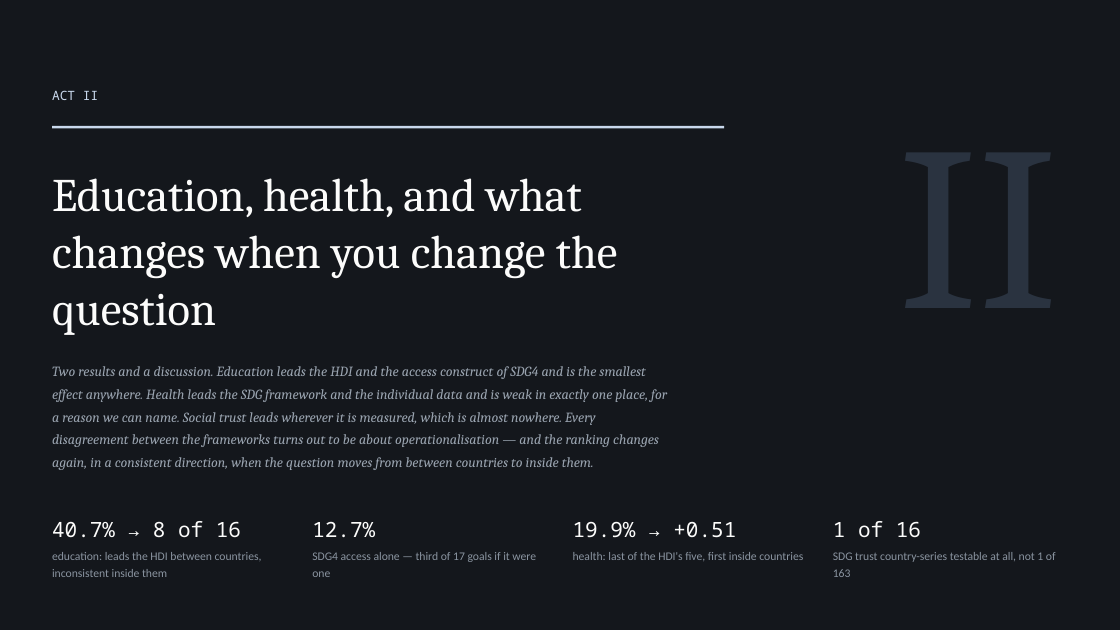
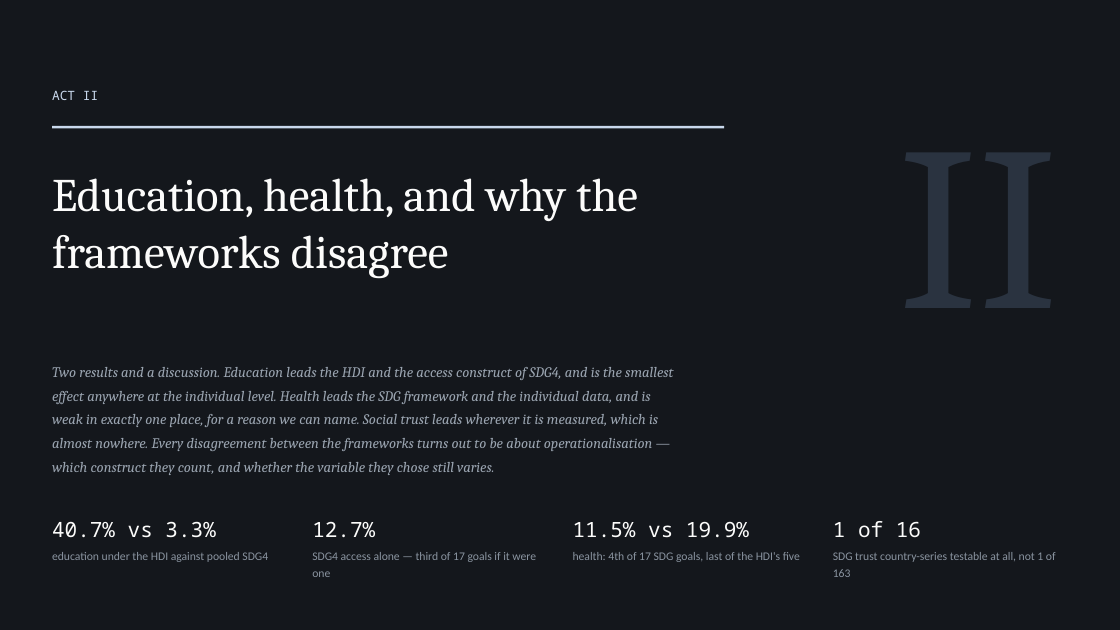
Before and after one commit to cwejnert/HDI-Happiness, a slide deck: slide 10 of deck/Measured_Where_It_Varies.pptx. Drawn at 1120x630 pixels with LibreOffice and Linux fonts; fonts in the diff are those of the drawing. Boxes give left, top, right and bottom in pixels: in the first picture for what was removed or moved away, otherwise in the second. Text is boxed around its words. In the diff, an @@ line names an element or a change of style, - is before the commit and + after.

```diff
--- a/deck/Measured_Where_It_Varies.pptx
+++ b/deck/Measured_Where_It_Varies.pptx
@@ text at (52,178,638,279): text changed @@
-Education, health, and what changes when you change the question
+Education, health, and why the frameworks disagree
@@ text at (52,367,673,475): text changed; size 12 to 12.5 pt @@
-Two results and a discussion. Education leads the HDI and the access construct of SDG4 and is the smallest effect anywhere. Health leads the SDG framework and the individual data and is weak in exactly one place, for a reason we can name. Social trust leads wherever it is measured, which is almost nowhere. Every disagreement between the frameworks turns out to be about operationalisation — and the ranking changes again, in a consistent direction, when the question moves from between countries to inside them.
+Two results and a discussion. Education leads the HDI and the access construct of SDG4, and is the smallest effect anywhere at the individual level. Health leads the SDG framework and the individual data, and is weak in exactly one place, for a reason we can name. Social trust leads wherever it is measured, which is almost nowhere. Every disagreement between the frameworks turns out to be about operationalisation — which construct they count, and whether the variable they chose still varies.
@@ text at (52,521,268,562): text changed @@
-40.7% → 8 of 16
-education: leads the HDI between countries, inconsistent inside them
+40.7% vs 3.3%
+education under the HDI against pooled SDG4
@@ text at (573,522,800,562): text changed @@
-19.9% → +0.51
-health: last of the HDI's five, first inside countries
+11.5% vs 19.9%
+health: 4th of 17 SDG goals, last of the HDI's five
```
Also in this commit, not shown: 13 other slides changed, 10 slides removed, 21 other files.
